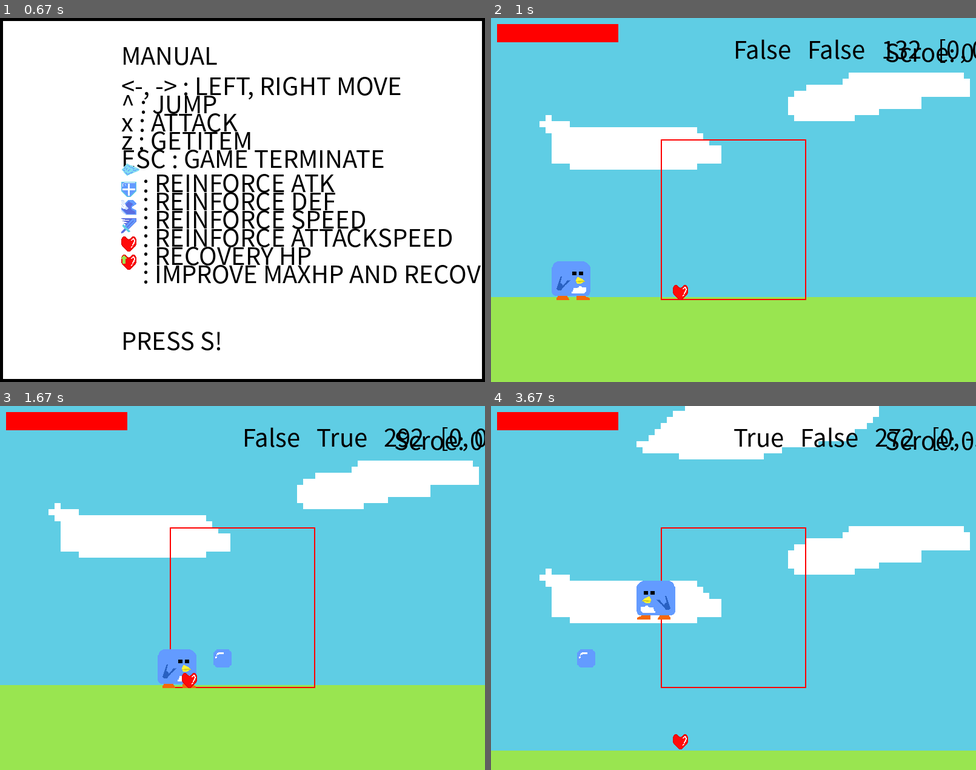
Above: before the commit, frames 1-4 (two rows, left to right).
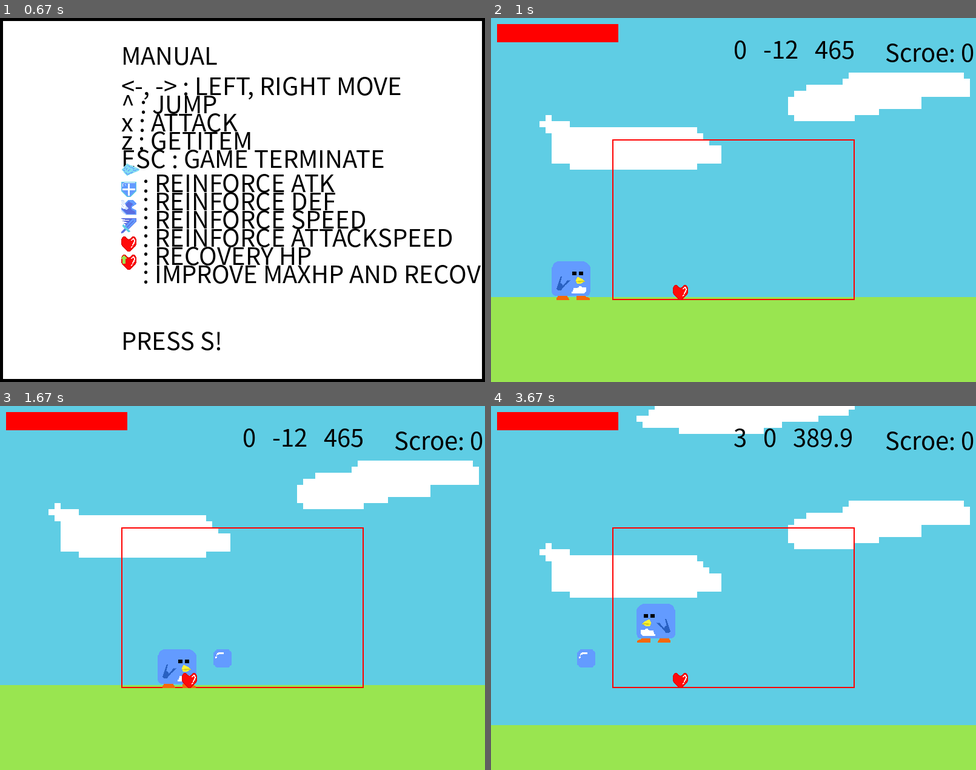
Above: after the commit, the same moments.

Repository: jeojw/code_practice
Game: pygame game, started from pygames/Adventure.py
The game is run twice, just before and just after one commit, with the same random seed, the same clock (stepped at 60 frames per second) and the same inputs.
Inputs:
- Up to frame 1 (0.67 s): tap S at 0.33 s
- Up to frame 2 (1 s): tap S at 0.67 s
- Up to frame 3 (1.67 s): hold Right 1-1.47 s; hold Right from 1.5 s (still down); tap X at 1.57 s
- Up to frame 4 (3.67 s): release Right at 1.8 s; hold Right 1.83-2.3 s; tap X at 1.9, 2.2, 2.4, 2.7, 2.97, 3.27, 3.4 s; hold Left 2.33-2.87 s; hold Left 2.9-3.3 s; hold Up from 3.33 s (still down)

Frame 1 is identical in both runs. In frame 2, 1.4% of the frame differs, in the area x 25-100%, y 5-78%; in frame 3, 1.4%; in frame 4, 22%, in the area x 0-100%, y 0-95%.

Commit message:
코드 롤백(결국 버그 수정 못함...)

Diff:
--- a/pygames/Adventure.py
+++ b/pygames/Adventure.py
@@ -14,11 +14,8 @@
 XMARGIN = 200
 YMARGIN = 0
 
-CAMERAXMARGIN = 280
+CAMERAXMARGIN = 200
 CAMERAYMARGIN = 200
-
-AIRSPACE = -12 # 공중 체공 계수
-JUMPHEIGHT = 120 # 점프 사거리
 
 '''
 오브젝트의 스텟 관련 변수
@@ -149,7 +146,7 @@
         self.PLAYER = None # 스테이지 내에 그려질 플레이어
         self.ClearStage = False # 스테이지가 클리어 됬는지 아닌지 판별하는 불값
         self.CameraMoveable = True # 카메라가 이동가능한 상태인지 설정시켜주는 불값
-        self.isCameraMove = False # 카메라가 현재 이동중인지 판별해주는 불값
+        self.isSlackColide = False
         self.CameraDirection = LEFT # 카메라 방향
         self.Deadboollist = []
         self.CameraPos = [0, 0] # 카메라 위치
@@ -308,13 +305,19 @@
         pygame.draw.rect(Screen, RED, self.CameraSlack, 2)
         write(SmallFont, 'Scroe: ' + str(self.score), BLACK, 650, 25)
 
+    def CameraMovement(self, dx=0, dy=0):
+        '''
+        카메라 이동을 관리하는 메서드
+        '''
+        self.CameraPos[0] += dx
+        self.CameraPos[1] += dy
+
     def UpdateCamera(self):
         '''
         카메라의 위치를 업데이트시켜주는 메서드
         '''
         PlayerCenterX = self.PLAYER.GetPos(X) + self.PLAYER.GetSize(WIDTH) / 2
         PlayerCenterY = self.PLAYER.GetPos(Y) + self.PLAYER.GetSize(HEIGHT) / 2
-        PlayerSpeed = self.PLAYER.GetStat(SPEED)
 
         if (self.CameraPos[0] + x_size >= map_x_size):
             self.CameraPos[0] = map_x_size - x_size
@@ -323,38 +326,16 @@
             self.CameraPos[0] = 0
             self.CameraMoveable = False
 
-        if (not self.CameraMoveable):
+        if (self.PLAYER.GetCondition(ONGROUND)):
+            self.CameraPos[1] = 0
+
+        if (self.CameraMoveable is False):
             if (self.CameraPos[0] >= map_x_size - x_size):
                 if (PlayerCenterX < x_size - CAMERAXMARGIN):
                     self.CameraMoveable = True
             elif (self.CameraPos[0] <= 0):
                 if (PlayerCenterX > CAMERAXMARGIN):
                     self.CameraMoveable = True
-        else:
-            if (PlayerCenterX > x_size - CAMERAXMARGIN):
-                self.isCameraMove = True
-                self.CameraPos[0] += PlayerSpeed
-            elif (PlayerCenterX < CAMERAXMARGIN and self.CameraPos[0] > 0):
-                self.isCameraMove = True
-                self.CameraPos[0] -= PlayerSpeed
-
-        if (not self.PLAYER.GetCondition(ONGROUND)):
-            self.isCameraMove = True
-            if (self.PLAYER.airSpace != 0):
-                self.CameraPos[1] += self.PLAYER.airSpace
-            else:
-                if (self.PLAYER.gravity != 0):
-                    self.CameraPos[1] += self.PLAYER.gravity
-                else:
-                    pass
-        else:
-            self.CameraPos[1] = 0
-
-        if (self.PLAYER.GetCondition(ONGROUND)):
-            if (not self.PLAYER.GetCondition(WALK)):
-                self.isCameraMove = False
-            else:
-                pass
 
     def UpdateStage(self):
         '''
@@ -473,26 +454,7 @@
             return False
 
     def updatePos(self, Stage):
-        PlayerCenterX = Stage.GetPlayer().GetPos(X) + Stage.GetPlayer().GetSize(WIDTH) / 2
-
-        if (Stage.GetPlayer().GetCondition(WALK) and Stage.isCameraMove and Stage.CameraMoveable):
-            if (PlayerCenterX <= CAMERAXMARGIN):
-                self.x_pos += Stage.GetPlayer().GetStat(SPEED)
-            elif (PlayerCenterX >= x_size - CAMERAXMARGIN):
-                self.x_pos += -Stage.GetPlayer().GetStat(SPEED)
-
-        if (not Stage.GetPlayer().GetCondition(ONGROUND)):
-            if (Stage.GetPlayer().airSpace != 0):
-                self.y_pos -= Stage.GetPlayer().airSpace
-            else:
-                if (Stage.GetPlayer().gravity != 0):
-                    self.y_pos -= Stage.GetPlayer().gravity
-                else:
-                    pass
-        else:
-            self.y_pos = MAP_GROUND
-
-        self.hitbox.bottom = self.y_pos
+        pass
 
 class LifeObject(object):
     '''
@@ -534,7 +496,7 @@
         self.Condition = STATIC # 오브젝트의 컨디션
 
         self.gravity = 0 # 중력 계수
-        self.airSpace = AIRSPACE # 점프 계수
+        self.airSpace = -12 # 점프 계수
 
         self.ChangeDelay = 0.1 # 컨디션 전환 딜레이
         self.delayStart = 0 # 딜레이 시작 시간
@@ -687,7 +649,7 @@
         else:
             self.isChangeCondition = False
 
-        if (not self.isGetattack): # 만일 이 조건문이 없을 시 죽은 후에도 방향전환이 됨. 아래도 동일
+        if (self.isGetattack is False): # 만일 이 조건문이 없을 시 죽은 후에도 방향전환이 됨. 아래도 동일
             self.isWalk = True
             self.isAttack = False
             self.isGetattack = False
@@ -699,7 +661,7 @@
         왼쪽방향으로 걷게 해주는 메서드
         사망시 방향전환 및 걷기가 안되도록 설정
         '''
-        if (not self.isDead):
+        if (self.isDead is False):
             self.left()
             self.walk()
 
@@ -708,7 +670,7 @@
         오른쪽방향으로 걷게 해주는 메서드
         사망시 방향전환 및 걷기가 안되도록 설정
         '''
-        if (not self.isDead):
+        if (self.isDead is False):
             self.right()
             self.walk()
 
@@ -717,7 +679,7 @@
         오브젝트의 점프 상태를 설정하는 메서드
         오브젝트가 지면으로부터 붕 떠져있는 경우 더 이상 위로 올라가지 않게 수정
         '''
-        if (not self.isDead):
+        if (self.isDead is False):
             self.isOnGround = False
             if (self.hitbox.bottom < MAP_GROUND):
                 self.y_pos += 0
@@ -769,7 +731,7 @@
         '''
         오브젝트가 죽었음을 나타내는 메서드
         '''
-        if (not self.isDead):
+        if (self.isDead is False):
             self.isChangeCondition = True
         else:
             self.isChangeCondition = False
@@ -867,19 +829,19 @@
         self.hitbox.x = self.x_pos
         self.hitbox.bottom = self.y_pos
 
-        if (not self.isOnGround):
+        if (self.isOnGround is False):
             self.y_pos += self.airSpace
-            if (self.y_pos <= MAP_GROUND - JUMPHEIGHT):
+            if (self.y_pos <= MAP_GROUND - 80):
                 self.airSpace = 0
-                self.gravity = 7
+                self.gravity += 1
             self.y_pos += self.gravity
         if (self.y_pos >= MAP_GROUND):
             self.y_pos = MAP_GROUND
             self.isOnGround = True
             self.gravity = 0
-            self.airSpace = AIRSPACE
-
-        if (not Stage.CameraMoveable):
+            self.airSpace = -12
+
+        if (Stage.CameraMoveable is False):
             if (self.hitbox.left <= MAP_LIMIT_LEFT):
                 self.x_pos = MAP_LIMIT_LEFT
             if (self.hitbox.right >= MAP_LIMIT_RIGHT):
@@ -1097,10 +1059,10 @@
         플레이어의 스텟을 그려주는 메서드
         '''
         Length = 200
-        convertConficient = Length / self.MAXHP
+        convertConficient = self.MAXHP / 200
         pygame.draw.rect(Screen, VIRGINRED, (10, 10, Length, 30), 2)
         if (self.HP >= 0):
-            pygame.draw.rect(Screen, RED, (10, 10, self.HP * convertConficient , 30))
+            pygame.draw.rect(Screen, RED, (10, 10, self.HP / convertConficient , 30))
 
         if (self.itemType == ICE):
             Screen.blit(ICEICON, (Length + 20, 15))
@@ -1159,16 +1121,26 @@
         super().updatePos(Stage)
         if (Stage.GetCameraView(X) <= map_x_size - x_size or Stage.GetCameraView(X) >= 0):
             if (self.hitbox.centerx > x_size - CAMERAXMARGIN):
-                if (Stage.CameraMoveable and Stage.isCameraMove):
+                Stage.CameraMovement(self.SPEED, 0)
+                if (Stage.CameraMoveable):
                     self.x_pos -= self.SPEED
                 else:
                     pass
             elif (self.hitbox.centerx < CAMERAXMARGIN and Stage.GetCameraView(X) > 0):
-                if (Stage.CameraMoveable and Stage.isCameraMove):
+                Stage.CameraMovement(-self.SPEED, 0)
+                if (Stage.CameraMoveable):
                     self.x_pos += self.SPEED
                 else:
                     pass
 
+        if (self.isOnGround is False):
+            if (self.airSpace != 0):
+                Stage.CameraMovement(0, self.airSpace)
+            else:
+                if (self.gravity != 0):
+                    Stage.CameraMovement(0, self.gravity)
+                else:
+                    pass
 
 
 class EnemyObject(LifeObject):
@@ -1239,7 +1211,7 @@
         '''
         플레이어를 감지하는 함수
         '''
-        if (not self.isDetect):
+        if (self.isDetect is False):
             self.effectStart = pygame.time.get_ticks()
         self.isDetect = True
         self.effectElapsed = (pygame.time.get_ticks() - self.effectStart) / 1000
@@ -1292,20 +1264,17 @@
 
     def drawStat(self):
         Length = 125
-        convertConficient = Length / self.MAXHP
+        convertConficient = self.MAXHP / Length
         pygame.draw.rect(Screen, VIRGINRED, (self.hitbox.centerx - Length / 2,
                                              self.hitbox.bottom + 18, Length, 12), 3)
         if (self.HP >= 0):
             pygame.draw.rect(Screen, RED, (self.hitbox.centerx - Length / 2,
-                                           self.hitbox.bottom + 19, self.HP * convertConficient, 9))
+                                           self.hitbox.bottom + 19, self.HP / convertConficient, 9))
 
     def updatePos(self, Stage=None):
         '''
         오브젝트의 위치를 업데이트 시키는 메서드
         '''
-        if (Stage.GetPlayer().GetCondition(ONGROUND)):
-            self.y_pos = MAP_GROUND
-
         super().updatePos(Stage)
 
     def updateSprite(self, dt):# 추후 아이템 획득시에도 스프라이트 관련 업데이트를 추가할 것
@@ -1393,7 +1362,7 @@
                 if (event.key == pygame.K_LEFT or
                     event.key == pygame.K_RIGHT or
                     event.key == pygame.K_x):
-                    if (not Stage.GetPlayer().GetCondition(DEAD)):
+                    if (Stage.GetPlayer().GetCondition(DEAD) is False):
                         Stage.GetPlayer().static()
                     else:
                         Stage.GetPlayer().dead()
@@ -1425,7 +1394,7 @@
         if (Stage.GetPlayer().GetCondition(DEAD)):
             return False
 
-        write(SmallFont, str(Stage.isCameraMove) + '   ' + str(Stage.CameraMoveable) + '   ' + str(Stage.GetPlayer().hitbox.centerx) + '   ' + str(Stage.CameraPos), BLACK, 400, 20)
+        write(SmallFont, str(Stage.GetPlayer().gravity) + '   ' + str(Stage.GetPlayer().airSpace) + '   ' + str(Stage.GetPlayer().y_pos), BLACK, 400, 20)
         pygame.display.update()
         Clock.tick(FPS)
 
